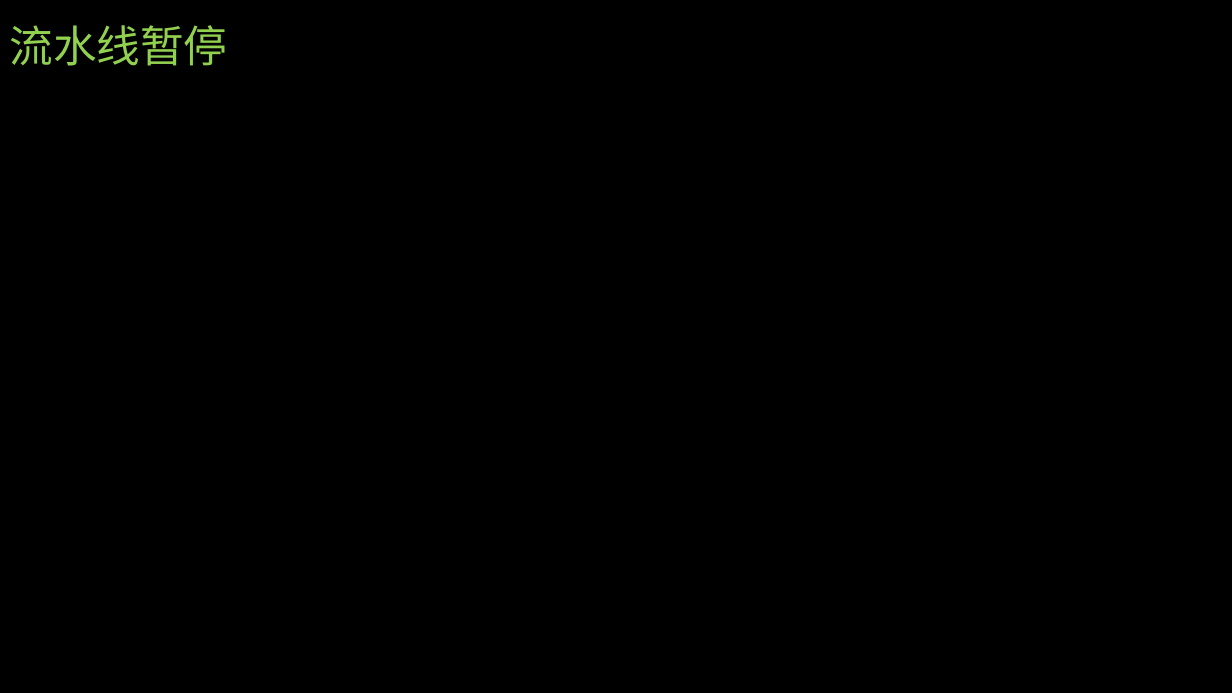
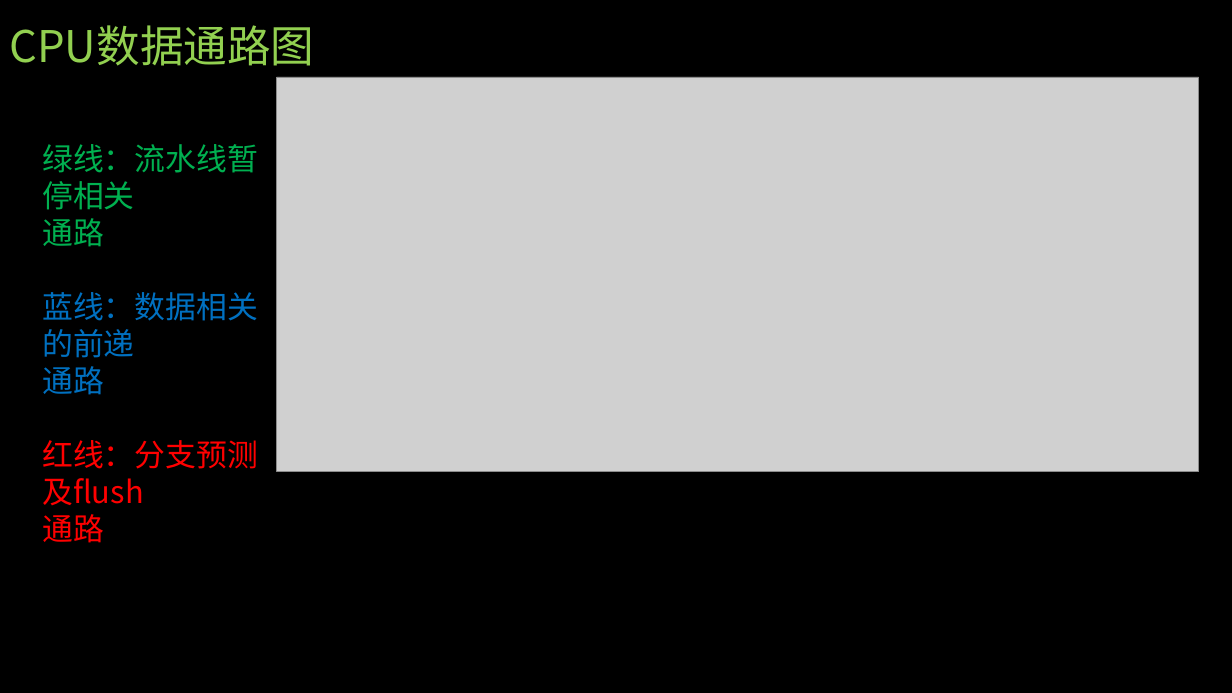
Before and after one commit to CTmH/sMIPS, a slide deck: slide 4 of 团队展示.pptx (slide 6 before the commit). Drawn at 1232x693 pixels with LibreOffice and Linux fonts; fonts in the diff are those of the drawing; grey boxes stand for pictures. Boxes give left, top, right and bottom in pixels: in the first picture for what was removed or moved away, otherwise in the second. Text is boxed around its words. In the diff, an @@ line names an element or a change of style, - is before the commit and + after.

```diff
--- a/团队展示.pptx
+++ b/团队展示.pptx
@@ title at (x1=10, y1=25, x2=315, y2=66): text changed @@
-流水线暂停
+CPU数据通路图
@@ picture added at (x1=276, y1=77, x2=1199, y2=471) @@
@@ text added at (x1=42, y1=144, x2=258, y2=543), 24 pt, text #FF0000 @@
+绿线：流水线暂停相关
+通路
+蓝线：数据相关的前递
+通路
+红线：分支预测及flush
+通路
```
Also in this commit, not shown: 2 other slides changed, 5 slides added, 3 slides removed.
